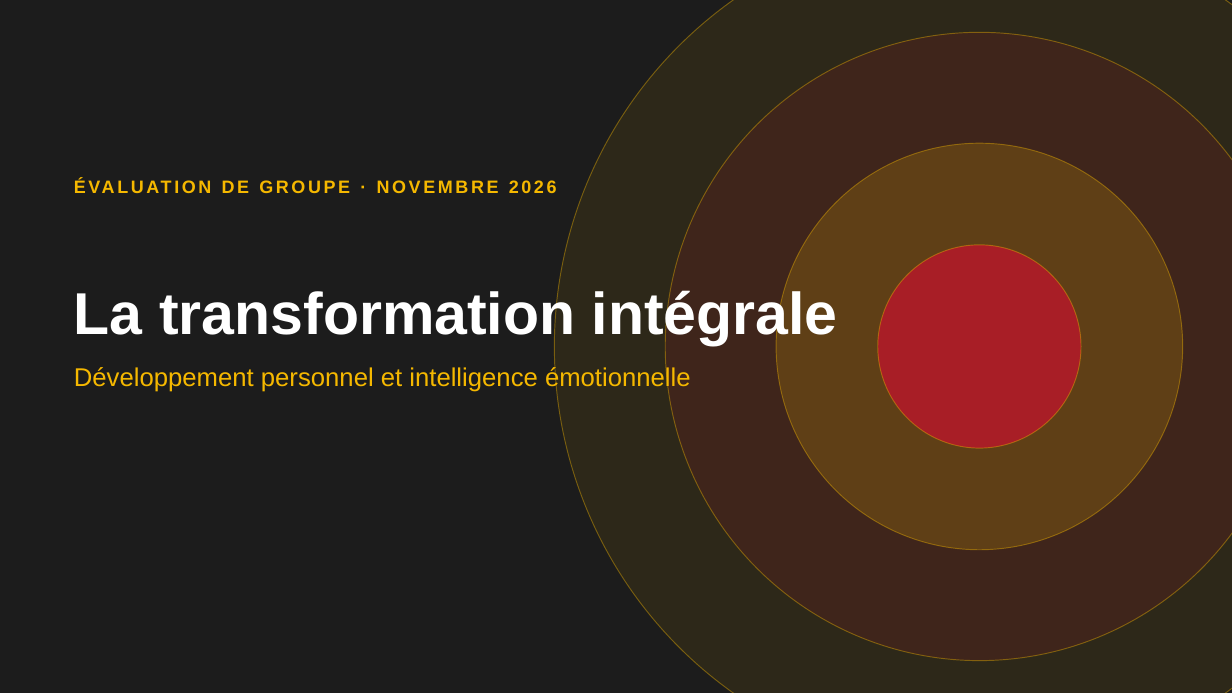
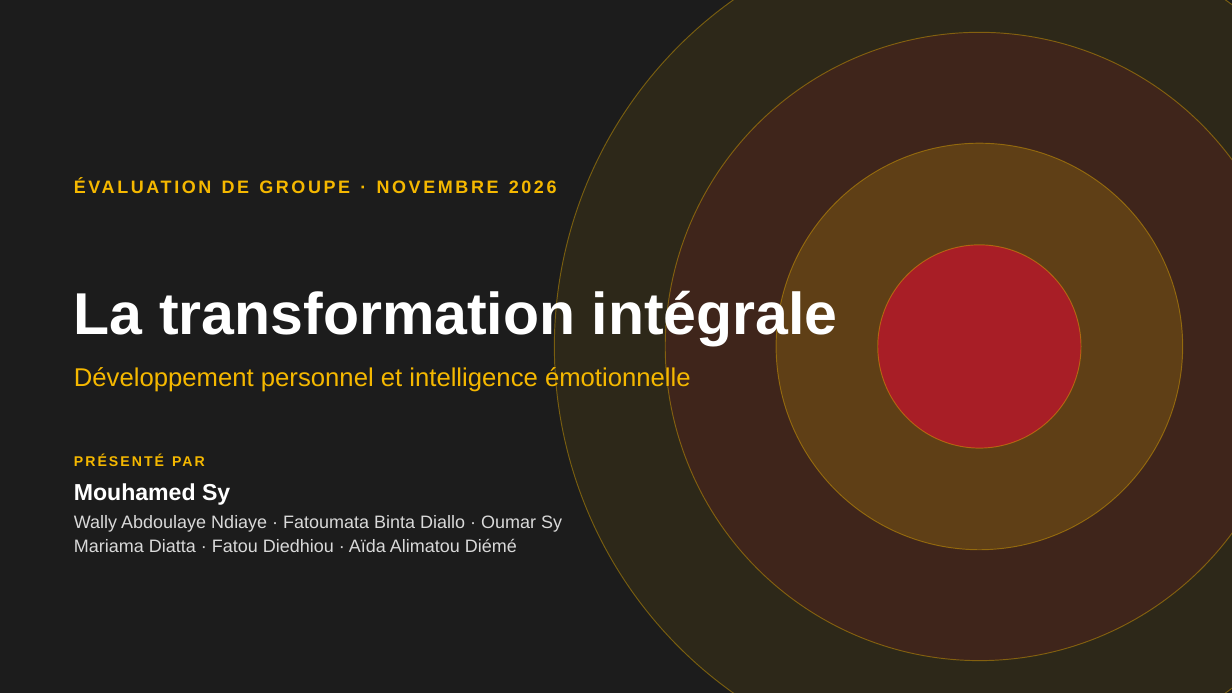
Before and after one commit to ThousandLabs/ThousandLabs.github.io, a slide deck: slide 1 of presentation-dev-perso/Developpement_personnel_et_Intelligence_emotionnelle.pptx. Drawn at 1232x693 pixels with LibreOffice and Linux fonts; fonts in the diff are those of the drawing. Boxes give left, top, right and bottom in pixels: in the first picture for what was removed or moved away, otherwise in the second. Text is boxed around its words. In the diff, an @@ line names an element or a change of style, - is before the commit and + after.

```diff
--- a/presentation-dev-perso/Developpement_personnel_et_Intelligence_emotionnelle.pptx
+++ b/presentation-dev-perso/Developpement_personnel_et_Intelligence_emotionnelle.pptx
@@ text added at (x1=74, y1=483, x2=562, y2=552), 14 pt, text #D9D9D9 @@
+PRÉSENTÉ PAR
+Mouhamed Sy
+Wally Abdoulaye Ndiaye · Fatoumata Binta Diallo · Oumar Sy
+Mariama Diatta · Fatou Diedhiou · Aïda Alimatou Diémé
```
Also in this commit, not shown: 4 other files.
